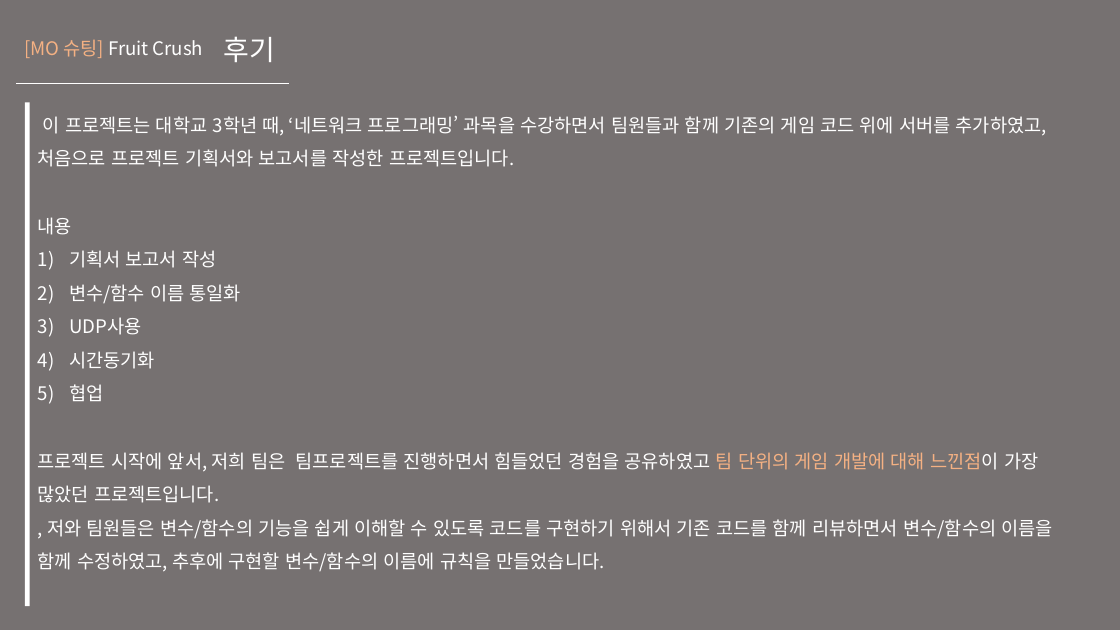
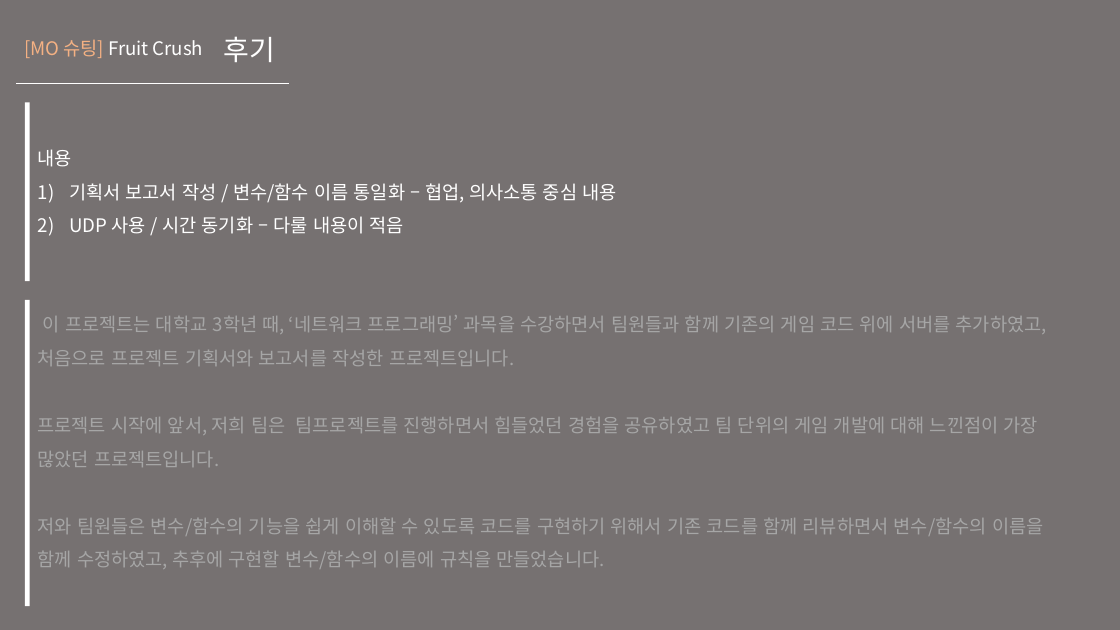
Before and after one commit to KU-t/1920-thesis, a slide deck: slide 35 of 취업지도/포트폴리오/포트폴리오 ver.20.pptx. Drawn at 1120x630 pixels with LibreOffice and Linux fonts; fonts in the diff are those of the drawing. Boxes give left, top, right and bottom in pixels: in the first picture for what was removed or moved away, otherwise in the second. Text is boxed around its words. In the diff, an @@ line names an element or a change of style, - is before the commit and + after.

Commit message:
2021-04-20 미팅준비

```diff
--- a/취업지도/포트폴리오/포트폴리오 ver.20.pptx
+++ b/취업지도/포트폴리오/포트폴리오 ver.20.pptx
@@ rectangle: place and size @@
-rectangle at (25,103,30,607)
+rectangle at (25,103,30,281)
@@ text added at (38,149,616,234), 16 pt, text #FFFFFF @@
+내용
+1) 기획서 보고서 작성 / 변수/함수 이름 통일화 – 협업, 의사소통 중심 내용
+2) UDP 사용 / 시간 동기화 – 다룰 내용이 적음
@@ text at (38,217,241,401): paragraphs removed @@
-내용
-1) 기획서 보고서 작성
-2) 변수/함수 이름 통일화
-3) UDP사용
-4) 시간동기화
-5) 협업
@@ rectangle added at (25,300,30,607), fill #FFFFFF @@
@@ text "이 프로젝트는 대학교 3학년 때, ...": place and size @@
-text "이 프로젝트는 대학교 3학년 때, ..." at (38,116,1053,571)
+text "이 프로젝트는 대학교 3학년 때, ..." at (38,315,1047,569)
@@ text at (38,315,1047,467): text colour #FFFFFF to #A6A6A6 in "이 프로젝트는 대학교 3학년 때, ‘네트워크 프로그래밍’ ...", "프로젝트 시작에 앞서, 저희 팀은 팀프로젝트를 진행하면서 ..."; text colour #F4B183 to #A6A6A6 in "팀 단위의 게임 개발에 대해 느낀점이" @@
@@ text at (38,518,1043,569): text changed; text colour #FFFFFF to #A6A6A6 @@
-, 저와 팀원들은 변수/함수의 기능을 쉽게 이해할 수 있도록 코드를 구현하기 위해서 기존 코드를 함께 리뷰하면서 변수/함수의 이름을 함께 수정하였고, 추후에 구현할 변수/함수의 이름에 규칙을 만들었습니다.
+저와 팀원들은 변수/함수의 기능을 쉽게 이해할 수 있도록 코드를 구현하기 위해서 기존 코드를 함께 리뷰하면서 변수/함수의 이름을 함께 수정하였고, 추후에 구현할 변수/함수의 이름에 규칙을 만들었습니다.
```
